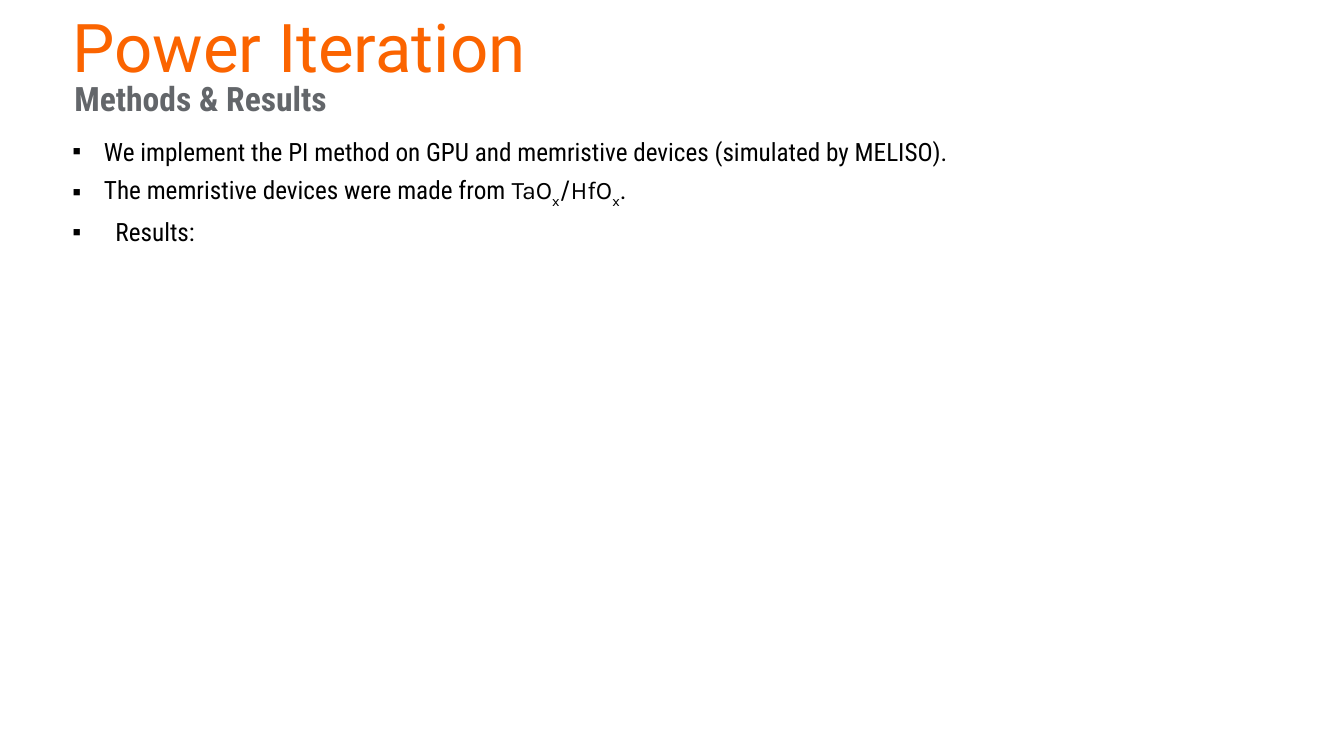
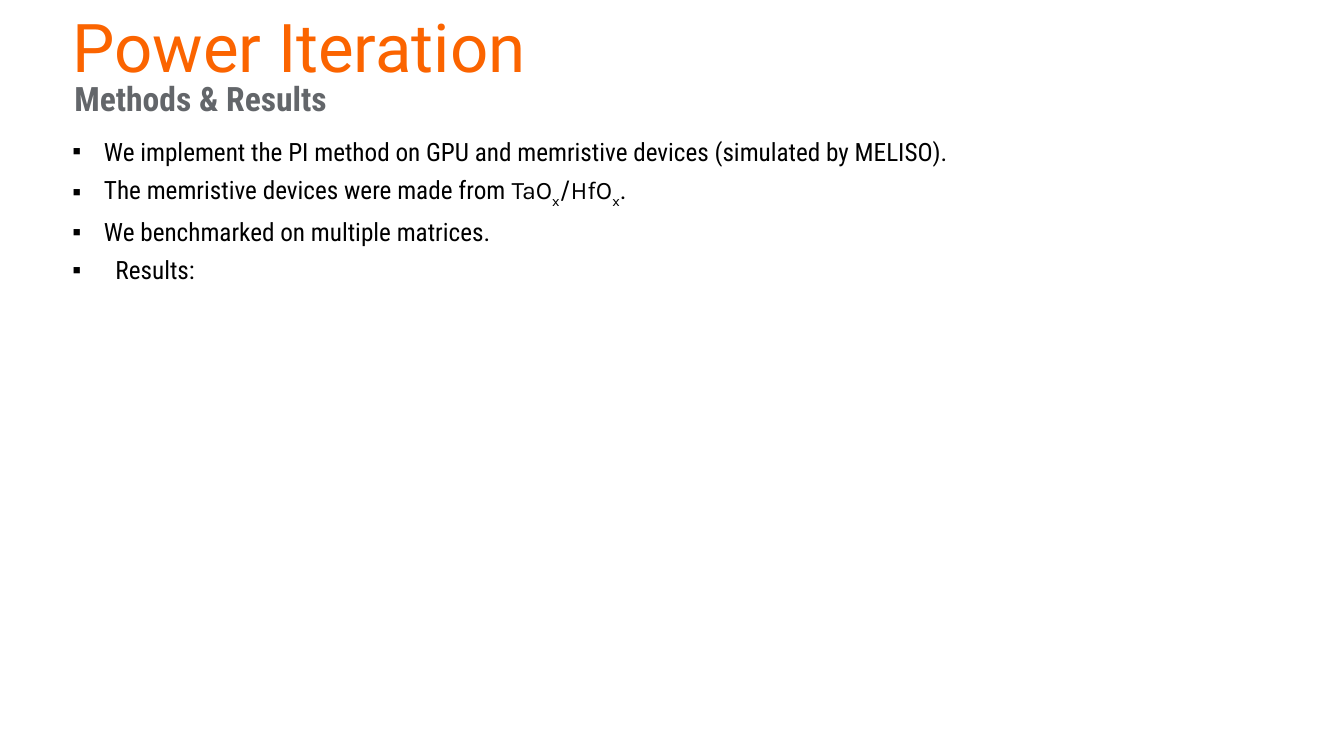
Before and after one commit to disys-lab/meliso, a slide deck: slide 4 of MELISOvsGPU.pptx. Drawn at 1344x756 pixels with LibreOffice and Linux fonts; fonts in the diff are those of the drawing; background and template pictures are left out. Boxes give left, top, right and bottom in pixels: in the first picture for what was removed or moved away, otherwise in the second. Text is boxed around its words. In the diff, an @@ line names an element or a change of style, - is before the commit and + after.

```diff
--- a/MELISOvsGPU.pptx
+++ b/MELISOvsGPU.pptx
@@ text at (104,222,490,246): paragraph added @@
+▪ We benchmarked on multiple matrices.
```
Also in this commit, not shown: 1 other slide changed.
